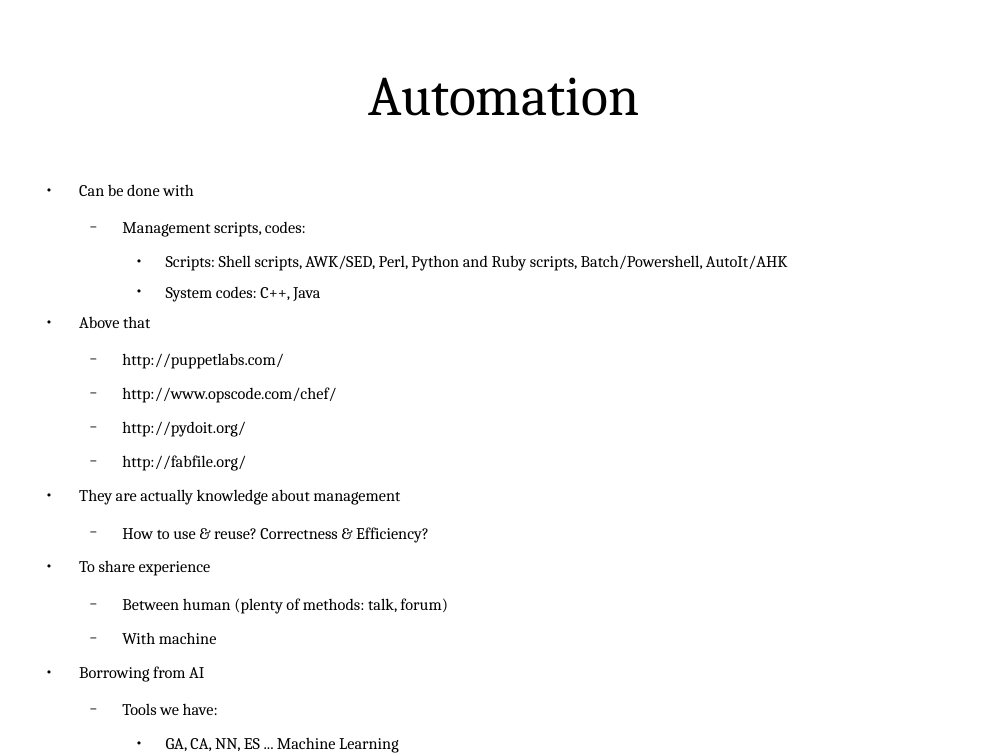
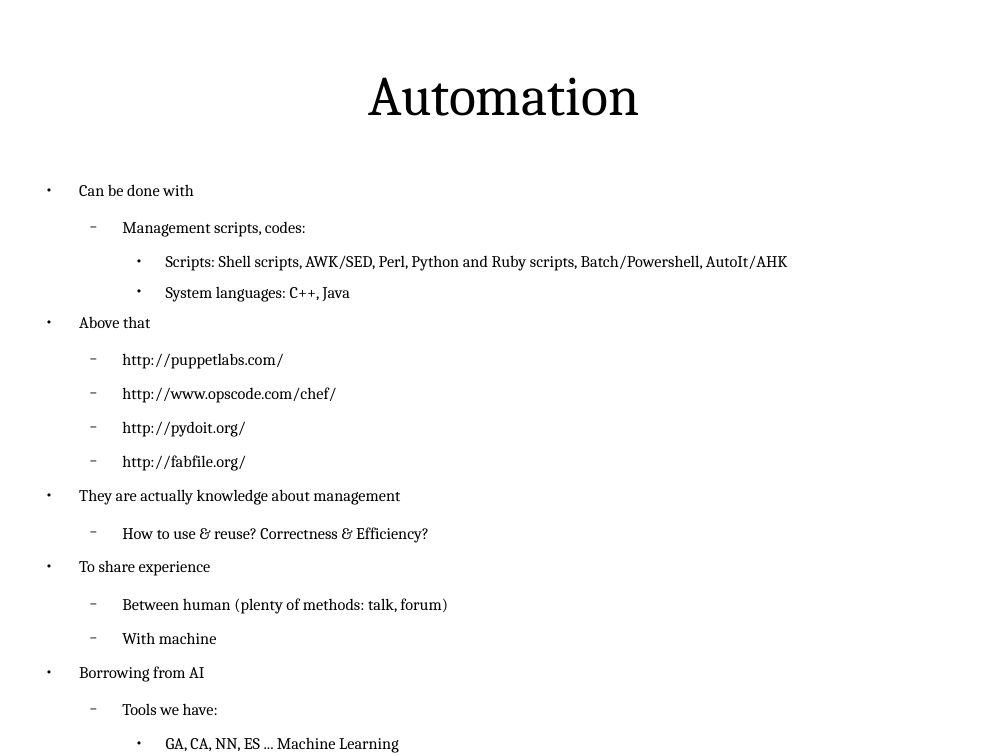
Before and after one commit to ShiZhan/fs-crawler, a slide deck: slide 3 of doc/oam.odp. Drawn at 1008x756 pixels with LibreOffice and Linux fonts; fonts in the diff are those of the drawing. Boxes give left, top, right and bottom in pixels: in the first picture for what was removed or moved away, otherwise in the second. Text is boxed around its words. In the diff, an @@ line names an element or a change of style, - is before the commit and + after.

```diff
--- a/doc/oam.odp
+++ b/doc/oam.odp
@@ text at (166, 286, 350, 302): text changed @@
-    ● System codes: C++, Java
+    ● System languages: C++, Java
```
Also in this commit, not shown: 4 other slides changed.
